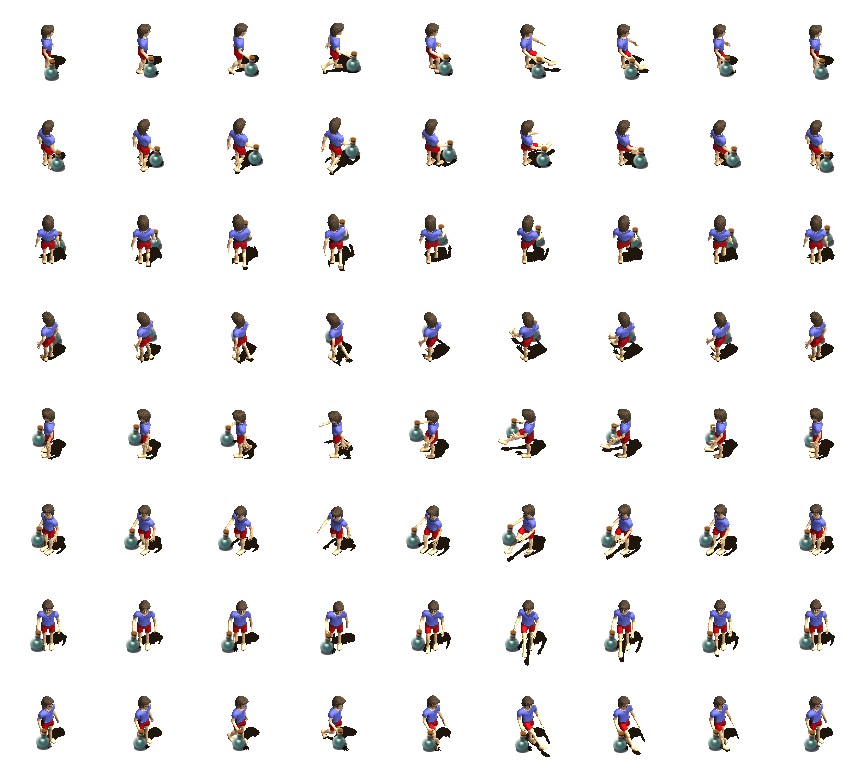
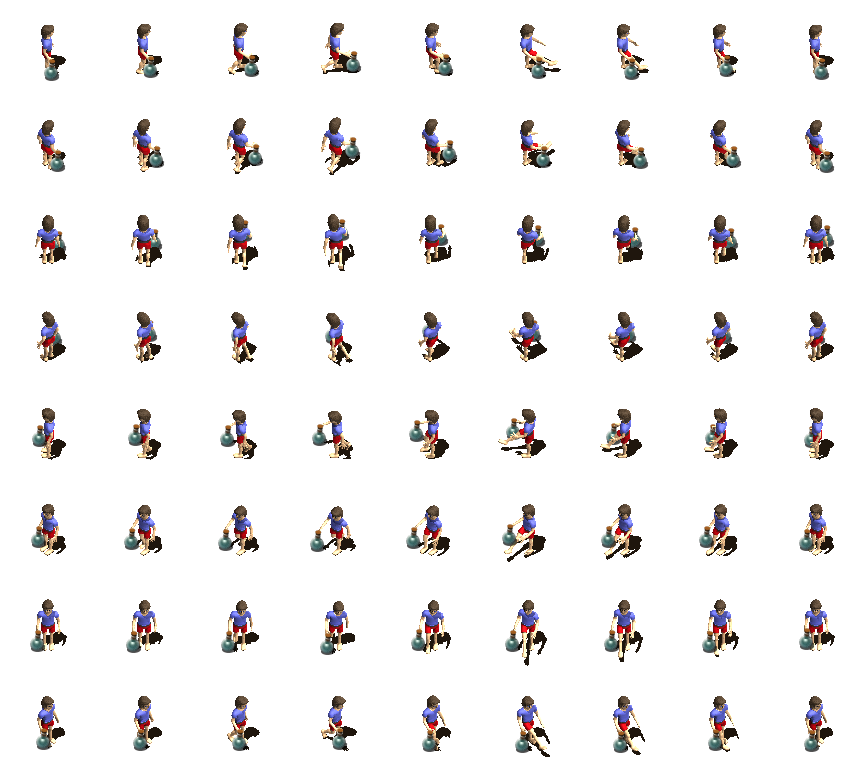
Layer changes from the first 864px x 768px image to the second:
added layer "Pasted Layer#2" above "Pasted Layer#1" over [left=310, top=530, right=325, bottom=552]
added layer "Pasted Layer#1" above "Pasted Layer copy#4" over [left=312, top=424, right=328, bottom=446]
